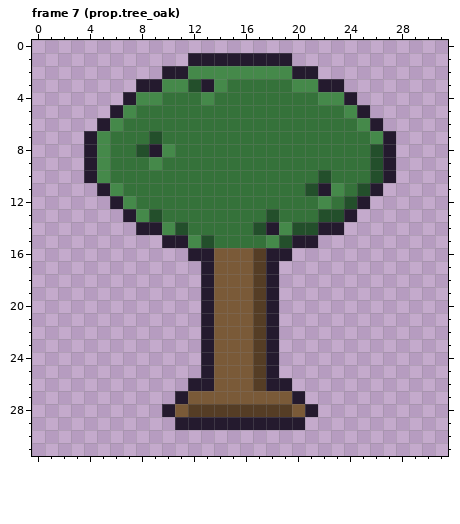
One commit to this pixel-art file: assets/aseprite/props.aseprite. Above, as it was before the edit.
32x32 pixels, 60 frames. Shown: frame 7 (prop.tree_oak). The commit also changed other frames, which this record leaves out.
Now the later version:
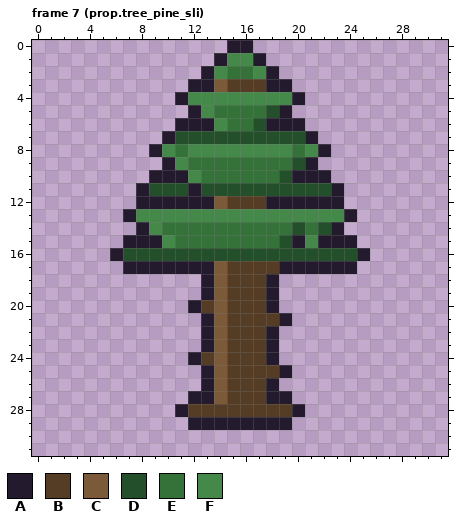
Palette (. is transparent): A #241a2e  B #553d25  C #7a5a38  D #234f2b  E #35723a  F #45894a
Diff:
Changed rows in their new state; - is an unchanged pixel.
Frame 7 (prop.tree_pine_sli):
first column x 4:
 0 -----------AA-----------
 1 --------..-FF-..--------
 2 ------...A-EE-A...------
 3 ----....A-CBBBAA....----
 4 ---....AF-FFFFFFA....---
 5 --......AF----DA......--
 6 -......AAAF--DAAA......-
 7 ......ADDDDDDDDDDA......
 8 .....---FFFFFFFF-FA.....
 9 ......AF--------DA......
10 .....AAAF------DAAA.....
11 -...ADDDADDDDDDDD-DA...-
12 --..AAAAAACBBBAAAAAA..--
13 -----FFFFFFFFFFFFFFF----
14 -----FEE-----EEE-ED-----
15 ---AAAFEEE----E--FAAA---
16 --ADDDDDDDDDDDDDDDDDDA--
17 ---AAAAAA--BB-BAAAAAA---
18 -----------BB-----------
19 -----------BB-----------
20 --------AB-BB-----------
21 -----------BB-BA--------
22 -----------BB-----------
23 -----------BB-----------
24 --------AB-BB-----------
25 -----------BB-BA--------
26 --------.--BB--.--------
27 -------.AA-BBBAA.-------
28 ------.A--------A.------
29 -------.--------.-------
Where, in picture pixels (left, top, right, bottom), the same in both pictures:
changed: (84, 40, 396, 430)
